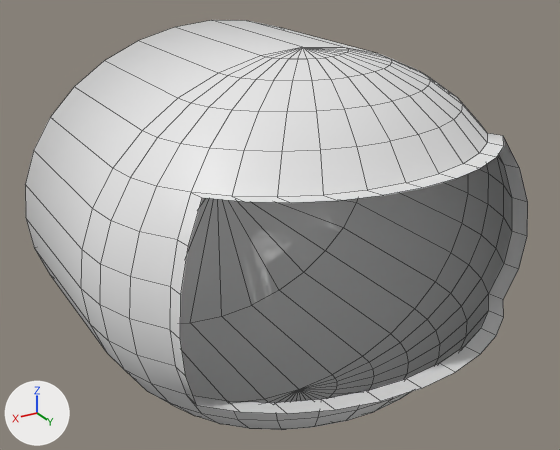
One commit to the Blender file ludum_dare_57/Assets/Models/Submarine.blend: the scene before it, then after it.
Camera for both pictures: a camera (50 mm lens) standing at (2.07, 3.23, 1.7) and looking at (0.11, -0.03, 0.07). Lighting does not change. The marker at lower left points along +X, +Y and +Z. Mesh edges are drawn as thin lines.

Script lines for the objects in view, before the commit:
```python
me_sphere = bpy.data.meshes.new('Sphere')
me_sphere.from_pydata(...)  # 284 vertices, 300 faces; spans x -1.21..1.21, y -1.0..1.03, z -1.0..1.0
me_sphere.polygons.foreach_set('use_smooth', [True] * 300)
ob_sphere = bpy.data.objects.new('Sphere', me_sphere)
ob_sphere.location = (0.0, 0.0, 0.0)
```
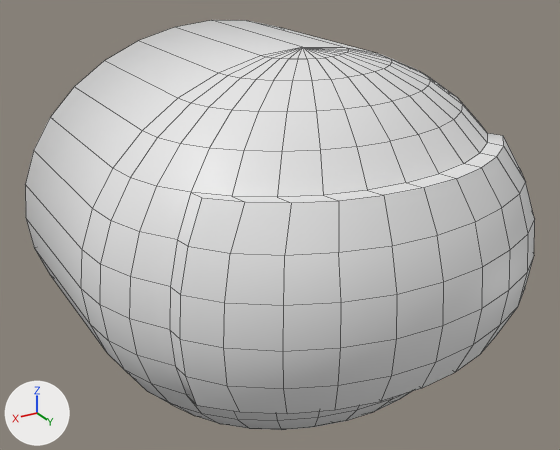
Location of each change, [x1, y1, x2, y2] in pixels of the pictures (560 x 450 px):
'window', added
    after: [180, 136, 535, 414]

The change, as a diff of the scene's bpy script:
```diff
--- a/ludum_dare_57/Assets/Models/Submarine.blend.py
+++ b/ludum_dare_57/Assets/Models/Submarine.blend.py
@@ me_sphere_001 @@
+me_sphere_001.from_pydata(...)  # 66 vertices, 50 faces; spans x -1.01..1.01, y 0.57..1.14, z -0.37..0.57
+me_sphere_001.polygons.foreach_set('use_smooth', [True] * 50)
@@ ob_window @@
+ob_window = bpy.data.objects.new('window', me_sphere_001)
+ob_window.location = (0.0, 0.0, 0.0)
```
